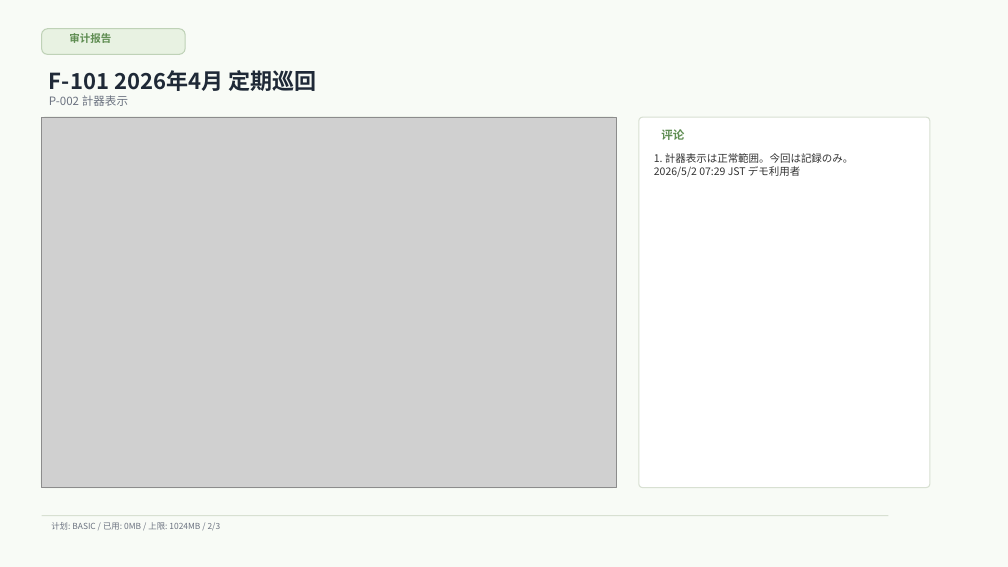
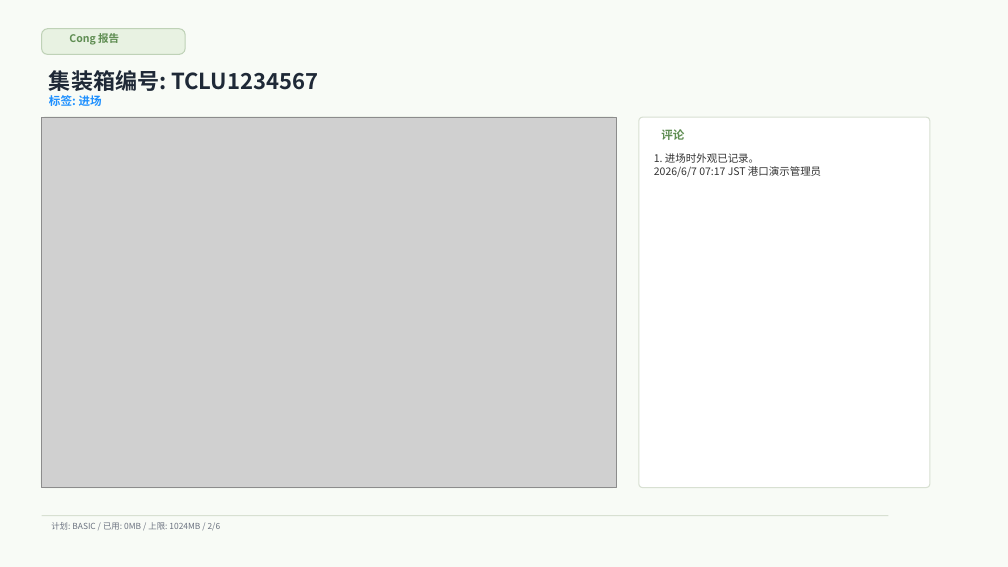
Before and after one commit to intK-bell/kansa, a slide deck: slide 2 of frontend/demo-assets/demo-export-high-sample-zh-cn.pptx. Drawn at 1008x567 pixels with LibreOffice and Linux fonts; fonts in the diff are those of the drawing; grey boxes stand for pictures. Boxes give left, top, right and bottom in pixels: in the first picture for what was removed or moved away, otherwise in the second. Text is boxed around its words. In the diff, an @@ line names an element or a change of style, - is before the commit and + after.

Commit message:
multi-lang-cong

```diff
--- a/frontend/demo-assets/demo-export-high-sample-zh-cn.pptx
+++ b/frontend/demo-assets/demo-export-high-sample-zh-cn.pptx
@@ text at bbox=[69, 32, 119, 46]: text changed @@
-审计报告
+Cong 报告
@@ text at bbox=[49, 70, 318, 91]: text changed @@
-F-101 2026年4月 定期巡回
+集装箱编号: TCLU1234567
@@ text at bbox=[49, 95, 102, 106]: text changed; text colour #6B7280 to #1E90FF; bold on @@
-P-002 計器表示
+标签: 进场
@@ text at bbox=[654, 153, 821, 177]: text changed @@
-1. 計器表示は正常範囲。今回は記録のみ。
-2026/5/2 07:29 JST デモ利用者
+1. 进场时外观已记录。
+2026/6/7 07:17 JST 港口演示管理员
```
Also in this commit, not shown: 1 other slide changed, 4 slides added, 1 slide removed, 19 other files.
